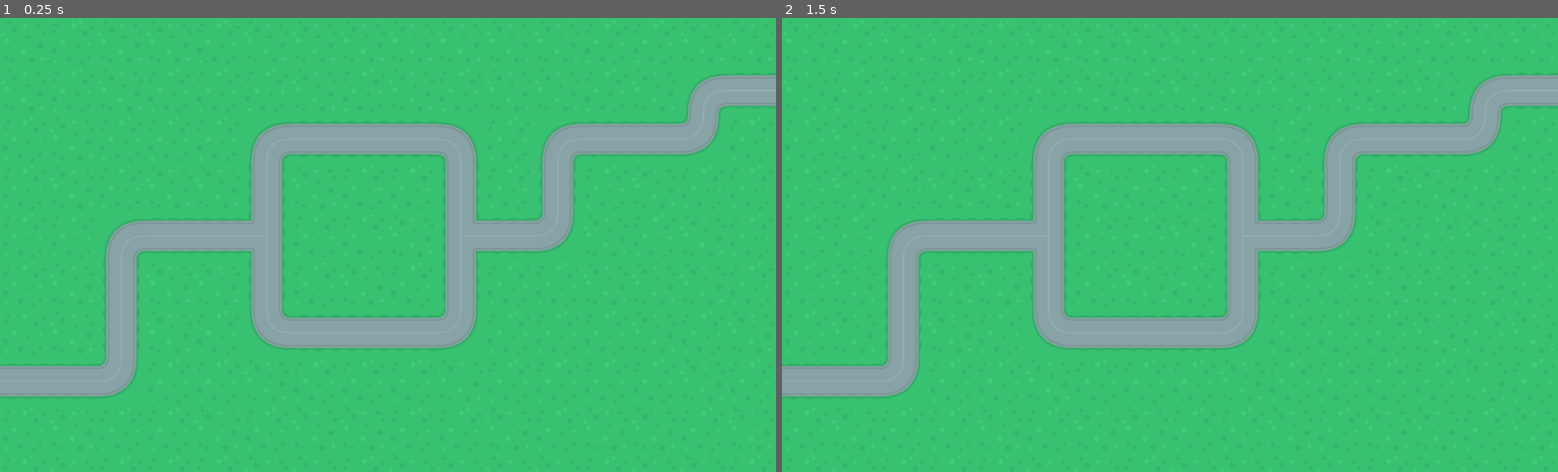
Above: before the commit, frames 1-2 (left to right).
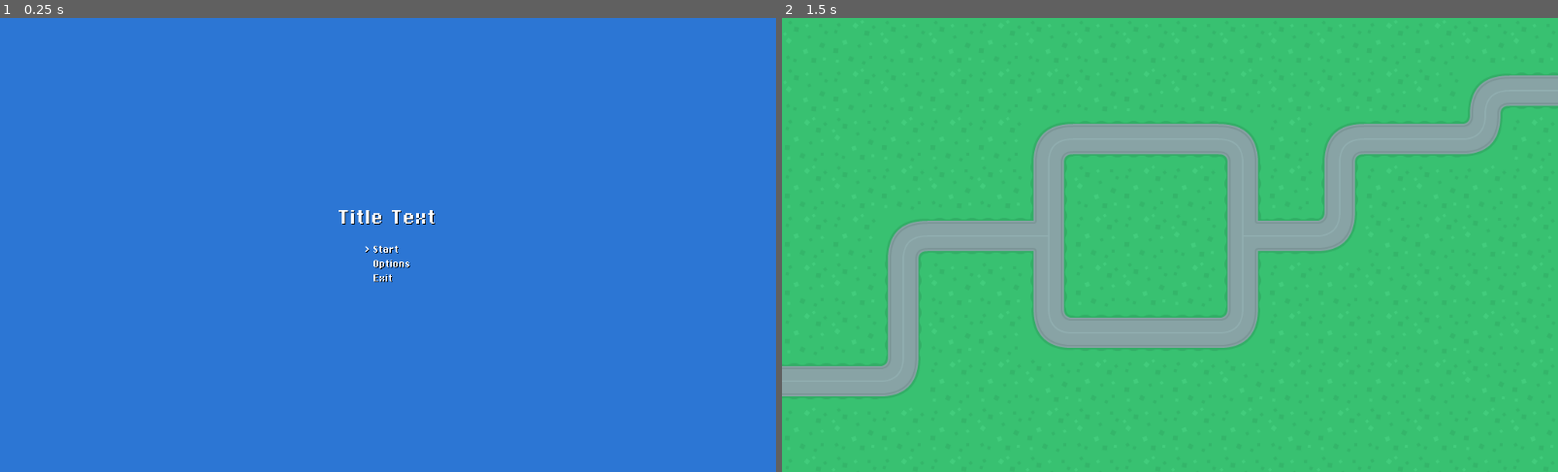
Above: after the commit, the same moments.

Repository: UNCCCCILC26/GMTK2022
Game: Godot game, scene res://MainMenu.tscn
Two runs of this game, one before a commit and one after it. Both use one fixed random seed, a clock stepped at 60 frames per second and the inputs below. Before the commit the project starts from res://Casino.tscn.
Inputs:
- Up to frame 1 (0.25 s): no input
- Up to frame 2 (1.5 s): tap Enter (ui_accept) at 0.5, 0.6, 0.77, 1.07, 1.25, 1.35 s; hold Up (ui_up) 0.53-1.28 s; hold Down (ui_down) from 1.28 s (still down)

The runs differ from the first frame. In frame 1, 100% of the frame differs, in the area x 0-100%, y 0-100%; in frame 2, nothing differs.

Commit message:
Added Main Menu

Diff:
--- /dev/null
+++ b/GMTK2022Project/Chicarego.tres
@@ -0,0 +1,8 @@
+[gd_resource type="DynamicFont" load_steps=2 format=2]
+
+[sub_resource type="DynamicFontData" id=1]
+font_path = "res://ChiKareGo2Font.ttf"
+
+[resource]
+size = 32
+font_data = SubResource( 1 )
--- /dev/null
+++ b/GMTK2022Project/MainMenu.gd
@@ -0,0 +1,42 @@
+extends MarginContainer
+
+const first_scene = preload("res://Casino.tscn")
+
+onready var selector_one = $CenterContainer/VBoxContainer/CenterContainer2/VBoxContainer/CenterContainer/HBoxContainer/Selector
+onready var selector_two = $CenterContainer/VBoxContainer/CenterContainer2/VBoxContainer/CenterContainer2/HBoxContainer/Selector
+onready var selector_three = $CenterContainer/VBoxContainer/CenterContainer2/VBoxContainer/CenterContainer3/HBoxContainer/Selector
+
+var current_selection = 0
+
+func _ready():
+	set_current_selection(0)
+
+func _process(delta):
+	if Input.is_action_just_pressed("ui_down") and current_selection < 2:
+		current_selection += 1
+		set_current_selection(current_selection)
+	elif Input.is_action_just_pressed("ui_up") and current_selection > 0:
+		current_selection -= 1
+		set_current_selection(current_selection)
+	elif Input.is_action_just_pressed("ui_accept"):
+		handle_selection(current_selection)
+
+func handle_selection(_current_selection):
+	if _current_selection == 0:
+		get_parent().add_child(first_scene.instance())
+		queue_free()
+	elif _current_selection == 1:
+		print("Add options!")
+	elif _current_selection == 2:
+		get_tree().quit()
+
+func set_current_selection(_current_selection):
+	selector_one.text = ""
+	selector_two.text = ""
+	selector_three.text = ""
+	if _current_selection == 0:
+		selector_one.text = ">"
+	elif _current_selection == 1:
+		selector_two.text = ">"
+	elif _current_selection == 2:
+		selector_three.text = ">"
--- /dev/null
+++ b/GMTK2022Project/MainMenu.tscn
@@ -0,0 +1,128 @@
+[gd_scene load_steps=5 format=2]
+
+[ext_resource path="res://Chicarego.tres" type="DynamicFont" id=1]
+[ext_resource path="res://MainMenu.gd" type="Script" id=2]
+
+[sub_resource type="DynamicFontData" id=1]
+font_path = "res://ChiKareGo2Font.ttf"
+
+[sub_resource type="DynamicFont" id=2]
+font_data = SubResource( 1 )
+
+[node name="MainMenu" type="MarginContainer"]
+anchor_right = 1.0
+anchor_bottom = 1.0
+script = ExtResource( 2 )
+
+[node name="ColorRect" type="ColorRect" parent="."]
+margin_right = 1024.0
+margin_bottom = 600.0
+color = Color( 0.176471, 0.466667, 0.835294, 1 )
+
+[node name="CenterContainer" type="CenterContainer" parent="."]
+margin_right = 1024.0
+margin_bottom = 600.0
+
+[node name="VBoxContainer" type="VBoxContainer" parent="CenterContainer"]
+margin_left = 447.0
+margin_top = 248.0
+margin_right = 577.0
+margin_bottom = 351.0
+custom_constants/separation = 20
+
+[node name="CenterContainer" type="CenterContainer" parent="CenterContainer/VBoxContainer"]
+margin_right = 130.0
+margin_bottom = 30.0
+
+[node name="Label" type="Label" parent="CenterContainer/VBoxContainer/CenterContainer"]
+margin_right = 130.0
+margin_bottom = 30.0
+custom_colors/font_color_shadow = Color( 0, 0, 0, 1 )
+custom_fonts/font = ExtResource( 1 )
+text = "Title Text"
+
+[node name="CenterContainer2" type="CenterContainer" parent="CenterContainer/VBoxContainer"]
+margin_top = 50.0
+margin_right = 130.0
+margin_bottom = 103.0
+
+[node name="VBoxContainer" type="VBoxContainer" parent="CenterContainer/VBoxContainer/CenterContainer2"]
+margin_left = 35.0
+margin_right = 95.0
+margin_bottom = 53.0
+
+[node name="CenterContainer" type="CenterContainer" parent="CenterContainer/VBoxContainer/CenterContainer2/VBoxContainer"]
+margin_right = 60.0
+margin_bottom = 15.0
+
+[node name="HBoxContainer" type="HBoxContainer" parent="CenterContainer/VBoxContainer/CenterContainer2/VBoxContainer/CenterContainer"]
+margin_right = 60.0
+margin_bottom = 15.0
+
+[node name="Selector" type="Label" parent="CenterContainer/VBoxContainer/CenterContainer2/VBoxContainer/CenterContainer/HBoxContainer"]
+margin_right = 7.0
+margin_bottom = 15.0
+rect_min_size = Vector2( 7, 0 )
+custom_colors/font_color_shadow = Color( 0, 0, 0, 1 )
+custom_fonts/font = SubResource( 2 )
+text = ">"
+
+[node name="Start" type="Label" parent="CenterContainer/VBoxContainer/CenterContainer2/VBoxContainer/CenterContainer/HBoxContainer"]
+margin_left = 11.0
+margin_right = 60.0
+margin_bottom = 15.0
+rect_min_size = Vector2( 49, 0 )
+custom_colors/font_color_shadow = Color( 0, 0, 0, 1 )
+custom_fonts/font = SubResource( 2 )
+text = "Start"
+
+[node name="CenterContainer2" type="CenterContainer" parent="CenterContainer/VBoxContainer/CenterContainer2/VBoxContainer"]
+margin_top = 19.0
+margin_right = 60.0
+margin_bottom = 34.0
+
+[node name="HBoxContainer" type="HBoxContainer" parent="CenterContainer/VBoxContainer/CenterContainer2/VBoxContainer/CenterContainer2"]
+margin_right = 60.0
+margin_bottom = 15.0
+
+[node name="Selector" type="Label" parent="CenterContainer/VBoxContainer/CenterContainer2/VBoxContainer/CenterContainer2/HBoxContainer"]
+margin_right = 7.0
+margin_bottom = 15.0
+rect_min_size = Vector2( 7, 0 )
+custom_colors/font_color_shadow = Color( 0, 0, 0, 1 )
+custom_fonts/font = SubResource( 2 )
+text = ">"
+
+[node name="Options" type="Label" parent="CenterContainer/VBoxContainer/CenterContainer2/VBoxContainer/CenterContainer2/HBoxContainer"]
+margin_left = 11.0
+margin_right = 60.0
+margin_bottom = 15.0
+custom_colors/font_color_shadow = Color( 0, 0, 0, 1 )
+custom_fonts/font = SubResource( 2 )
+text = "Options"
+
+[node name="CenterContainer3" type="CenterContainer" parent="CenterContainer/VBoxContainer/CenterContainer2/VBoxContainer"]
+margin_top = 38.0
+margin_right = 60.0
+margin_bottom = 53.0
+
+[node name="HBoxContainer" type="HBoxContainer" parent="CenterContainer/VBoxContainer/CenterContainer2/VBoxContainer/CenterContainer3"]
+margin_right = 60.0
+margin_bottom = 15.0
+
+[node name="Selector" type="Label" parent="CenterContainer/VBoxContainer/CenterContainer2/VBoxContainer/CenterContainer3/HBoxContainer"]
+margin_right = 7.0
+margin_bottom = 15.0
+rect_min_size = Vector2( 7, 0 )
+custom_colors/font_color_shadow = Color( 0, 0, 0, 1 )
+custom_fonts/font = SubResource( 2 )
+text = ">"
+
+[node name="Exit" type="Label" parent="CenterContainer/VBoxContainer/CenterContainer2/VBoxContainer/CenterContainer3/HBoxContainer"]
+margin_left = 11.0
+margin_right = 60.0
+margin_bottom = 15.0
+rect_min_size = Vector2( 49, 0 )
+custom_colors/font_color_shadow = Color( 0, 0, 0, 1 )
+custom_fonts/font = SubResource( 2 )
+text = "Exit"
--- a/GMTK2022Project/project.godot
+++ b/GMTK2022Project/project.godot
@@ -10,13 +10,12 @@
 
 _global_script_classes=[  ]
 _global_script_class_icons={
-
 }
 
 [application]
 
 config/name="GMTK2022Project"
-run/main_scene="res://Casino.tscn"
+run/main_scene="res://MainMenu.tscn"
 config/icon="res://icon.png"
 
 [rendering]
Not shown, changed: GMTK2022Project/Art/Placeholder Tiles/Tilesheet/terrainTiles_default.png.import
Binary file added: GMTK2022Project/ChiKareGo2Font.ttf
Not shown, changed: GMTK2022Project/icon.png.import
